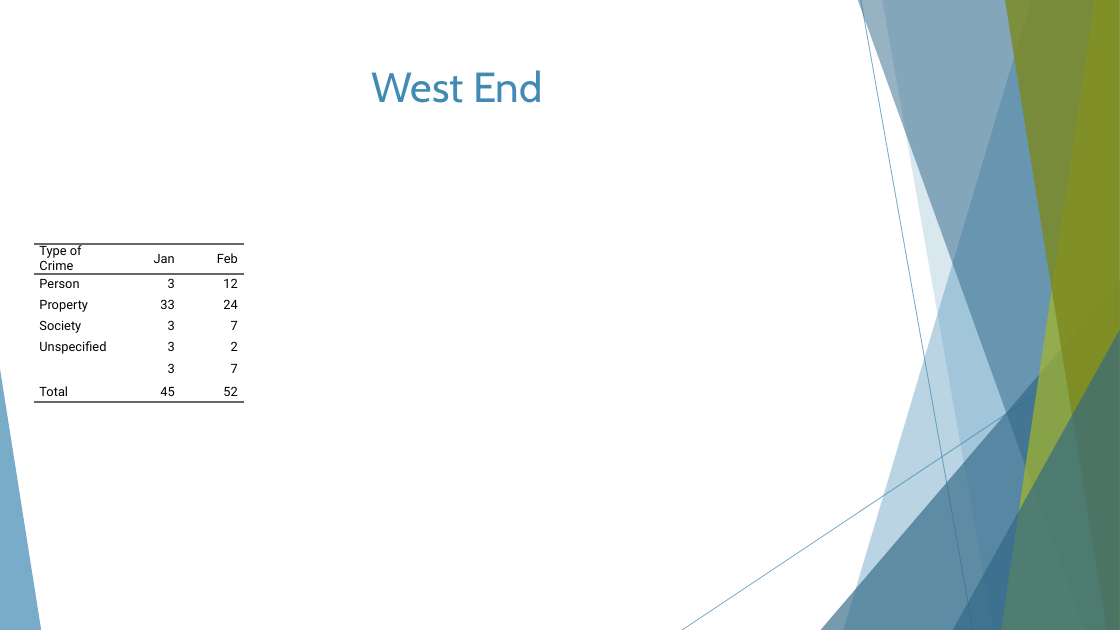
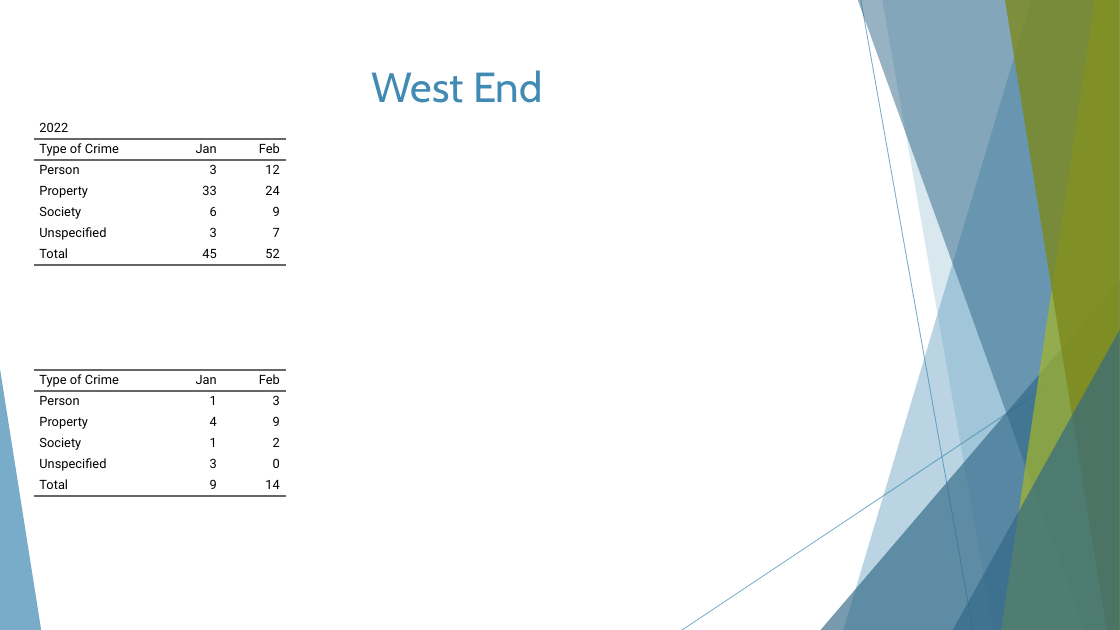
Before and after one commit to wumcrc/monthly-crime-reports, a slide deck: slide 8 of NIBRS/results/presentations/2022/February/sdbp-dbp-we-vp-February2022.pptx. Drawn at 1120x630 pixels with LibreOffice and Linux fonts; fonts in the diff are those of the drawing. Boxes give left, top, right and bottom in pixels: in the first picture for what was removed or moved away, otherwise in the second. Text is boxed around its words. In the diff, an @@ line names an element or a change of style, - is before the commit and + after.

```diff
--- a/NIBRS/results/presentations/2022/February/sdbp-dbp-we-vp-February2022.pptx
+++ b/NIBRS/results/presentations/2022/February/sdbp-dbp-we-vp-February2022.pptx
@@ table at (x1=34, y1=118, x2=286, y2=370) @@
+row 1: 2022 |  | 
-row 4: Society | 3 | 7
-row 5: Unspecified | 3 | 2
-row 6:  | 3 | 7
+row 5: Society | 6 | 9
+row 6: Unspecified | 3 | 7
@@ borders changed @@
@@ table resized from (x1=34, y1=244, x2=244, y2=496) to (x1=34, y1=118, x2=286, y2=370) @@
@@ table added at (x1=34, y1=370, x2=286, y2=622), 6 rows, 3 columns @@
+Type of Crime | Jan | Feb
+Person | 1 | 3
+Property | 4 | 9
+Society | 1 | 2
+Unspecified | 3 | 0
+Total | 9 | 14
```
Also in this commit, not shown: 15 other slides changed, 13 other files.
